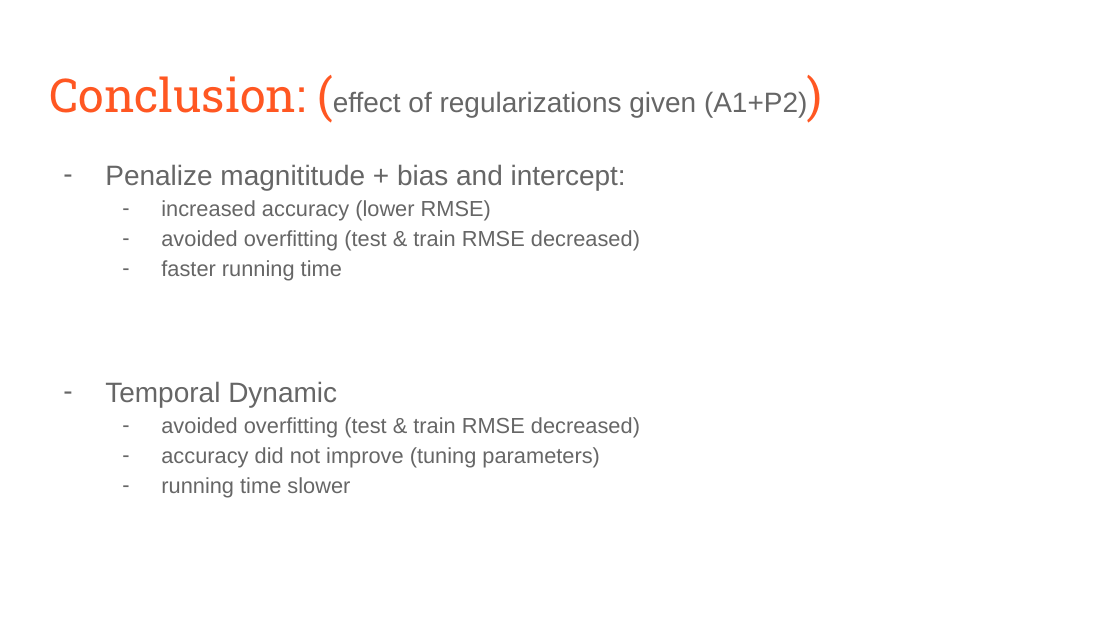
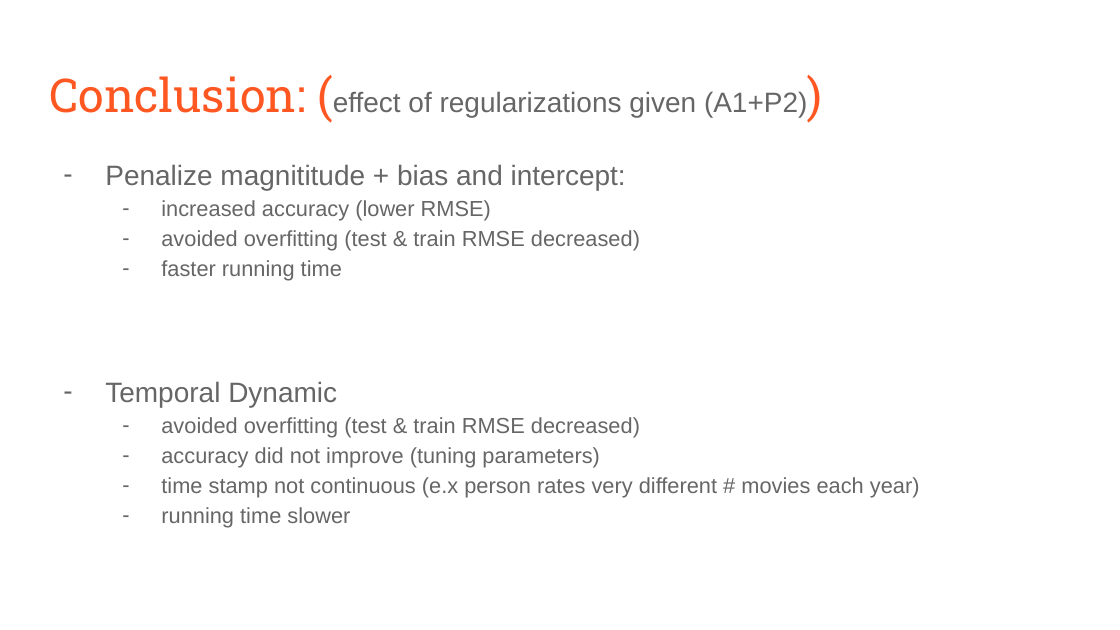
Before and after one commit to TZstatsADS/fall2019-project4-sec1-grp1, a slide deck: slide 8 of Project 4 Goup1.pptx. Drawn at 1120x630 pixels with LibreOffice and Linux fonts; fonts in the diff are those of the drawing. Boxes give left, top, right and bottom in pixels: in the first picture for what was removed or moved away, otherwise in the second. Text is boxed around its words. In the diff, an @@ line names an element or a change of style, - is before the commit and + after.

```diff
--- a/Project 4 Goup1.pptx
+++ b/Project 4 Goup1.pptx
@@ text at (161, 477, 920, 498): paragraph added @@
+  – time stamp not continuous (e.x person rates very different # movies each year)
```
